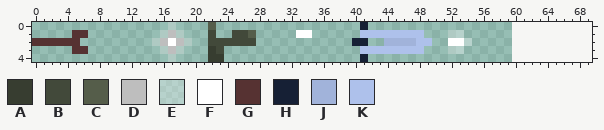
File history of a sprite sheet, Graphics/Sprites/ph_weapons.png. Above is the file before it was changed.
The file is 60x5 pixels. Colours within 5 levels of each other are drawn and written as one. The old version is drawn lined up with the new one, on the new canvas.
Palette (. is transparent): A #373d30  B #42493a  C #555d4a  D #bebebe  E #ffffff50  F #ffffff  G #563232  H #162035  J #a1b3da  K #aec1eb
Pixels before, first column x 0:
0 .................E....C..................H.............
1 .....GG.........EDE...B..BBC.....FF......KKKKKKKK...EE.
2 GGGGGG.........EDFDE..BBBBBB............HH..JJJJKK..FFE
3 .....GG.........EDE...AB.................KKKKKKKK...EE.
4 .................E....AA.................H.............
The same view after the edit:
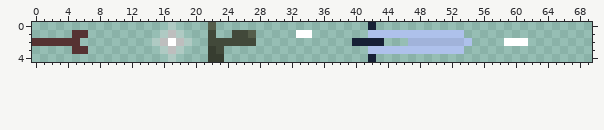
The author wrote: broadsword weapon
From old to new:
canvas 60x5 -> 70x5
y 0: x 41..42 H. -> .H
y 1: x 41 K -> .; x 49..53 ...EE -> KKKKK
y 2: x 42..46 ..JJJ -> HH...; x 48..54 KK..FFE -> JJJJJJK; x 59..61 ... -> FFF
y 3: x 41 K -> .; x 49..53 ...EE -> KKKKK
y 4: x 41..42 H. -> .H
